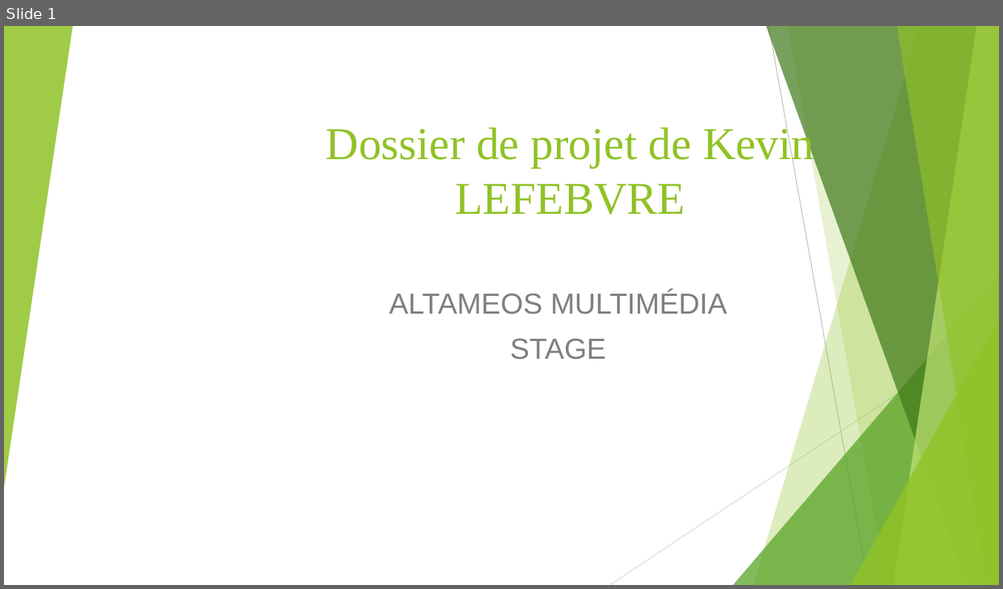
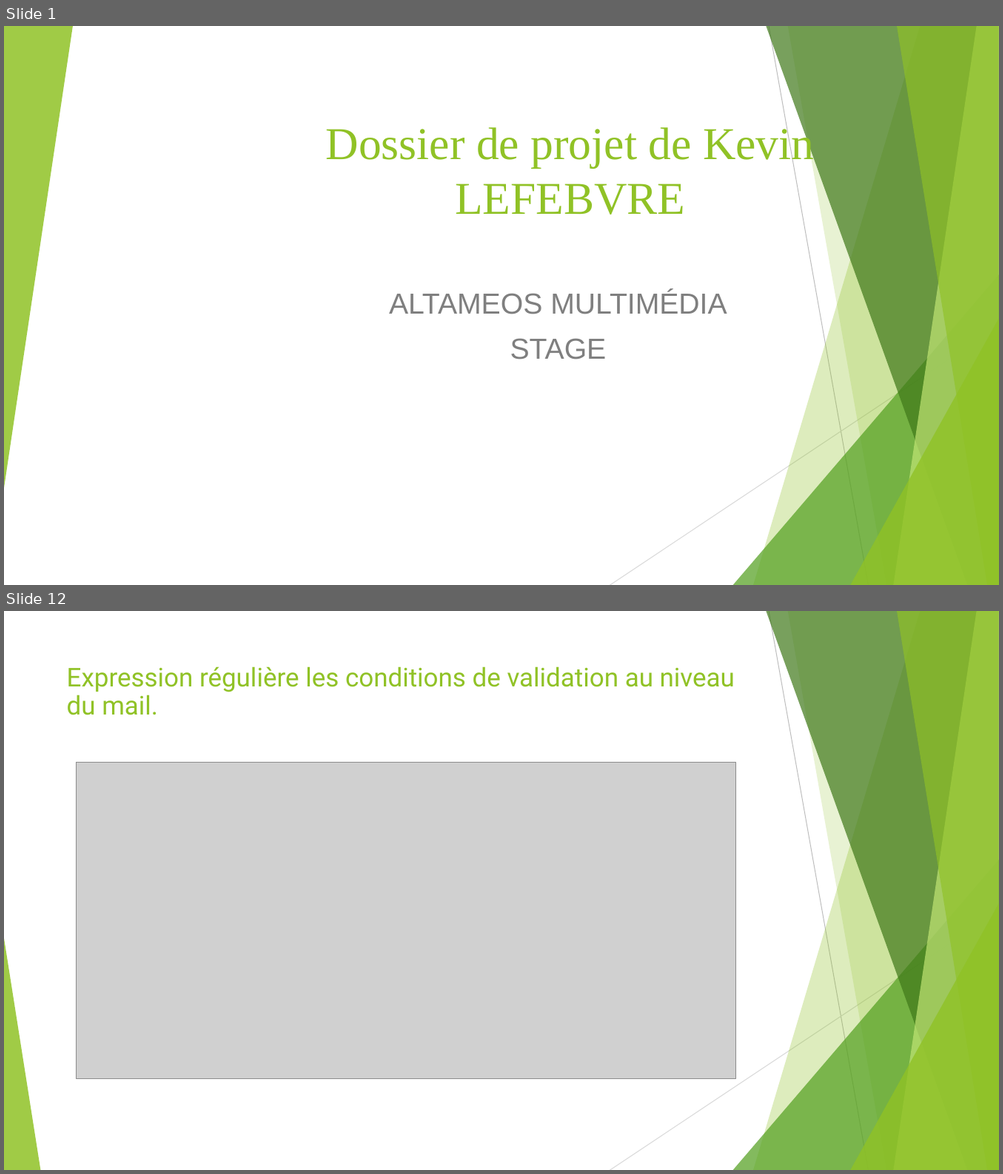
Before and after one commit to Kevin200122/DWWM, a slide deck: DossierProjetStage/DossierProjetBonus.odp. Shown one above the other, each under a label of ours: slide 1 before the commit, slides 1 and 12 after it; the slides between them are not shown. The pictures are 1003x589 and 1003x1174 pixels, drawn with LibreOffice and Linux fonts; fonts in the diff are those of the drawing; grey boxes stand for pictures. Boxes give left, top, right and bottom in pixels: in the first picture for what was removed or moved away, otherwise in the second. Text is boxed around its words. In the diff, an @@ line names an element or a change of style, - is before the commit and + after.

```diff
--- a/DossierProjetStage/DossierProjetBonus.odp
+++ b/DossierProjetStage/DossierProjetBonus.odp
@@ slide 12 added at bbox=[4, 611, 999, 1170], background #FFFFFF; not listed: 9 template elements that a slide beside it also shows @@
@@ title added at bbox=[67, 667, 734, 715], 25 pt, text #90C226 @@
+Expression régulière les conditions de validation au niveau du mail.
@@ picture added at bbox=[77, 763, 735, 1079] @@
@@ freeform shape added at bbox=[4, 939, 40, 1170], fill #90C226 at 85% opacity @@
```
Also in this commit, not shown: 10 slides changed, 19 other slides added, 6 slides removed, 2 other files.
